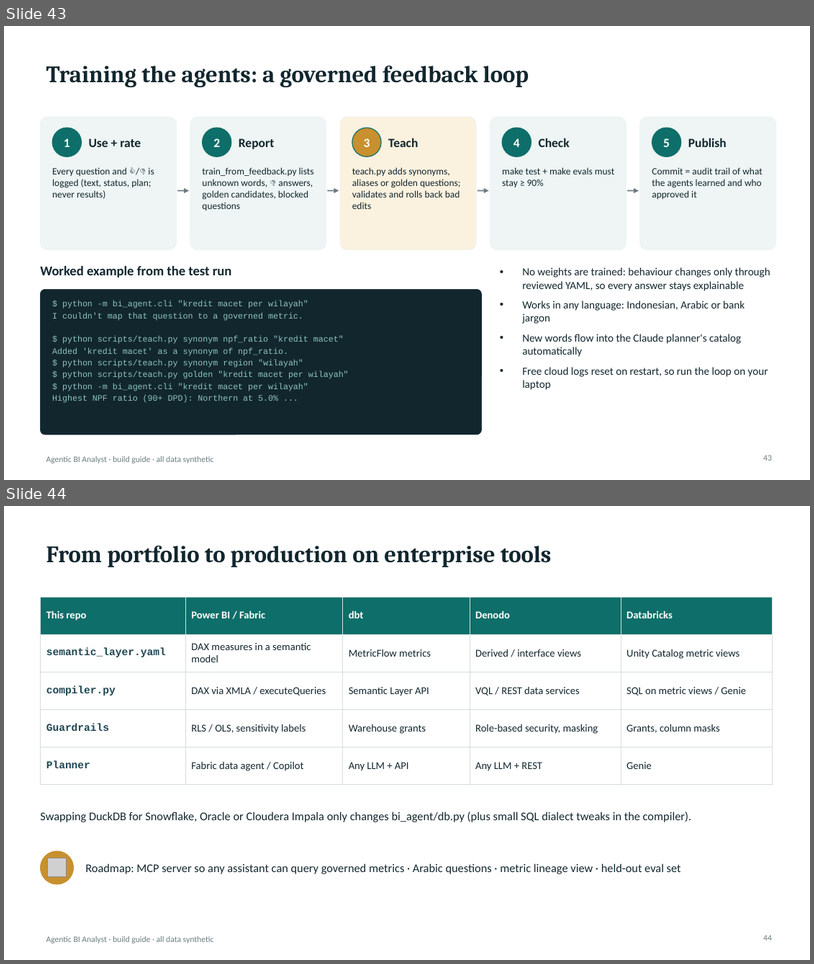
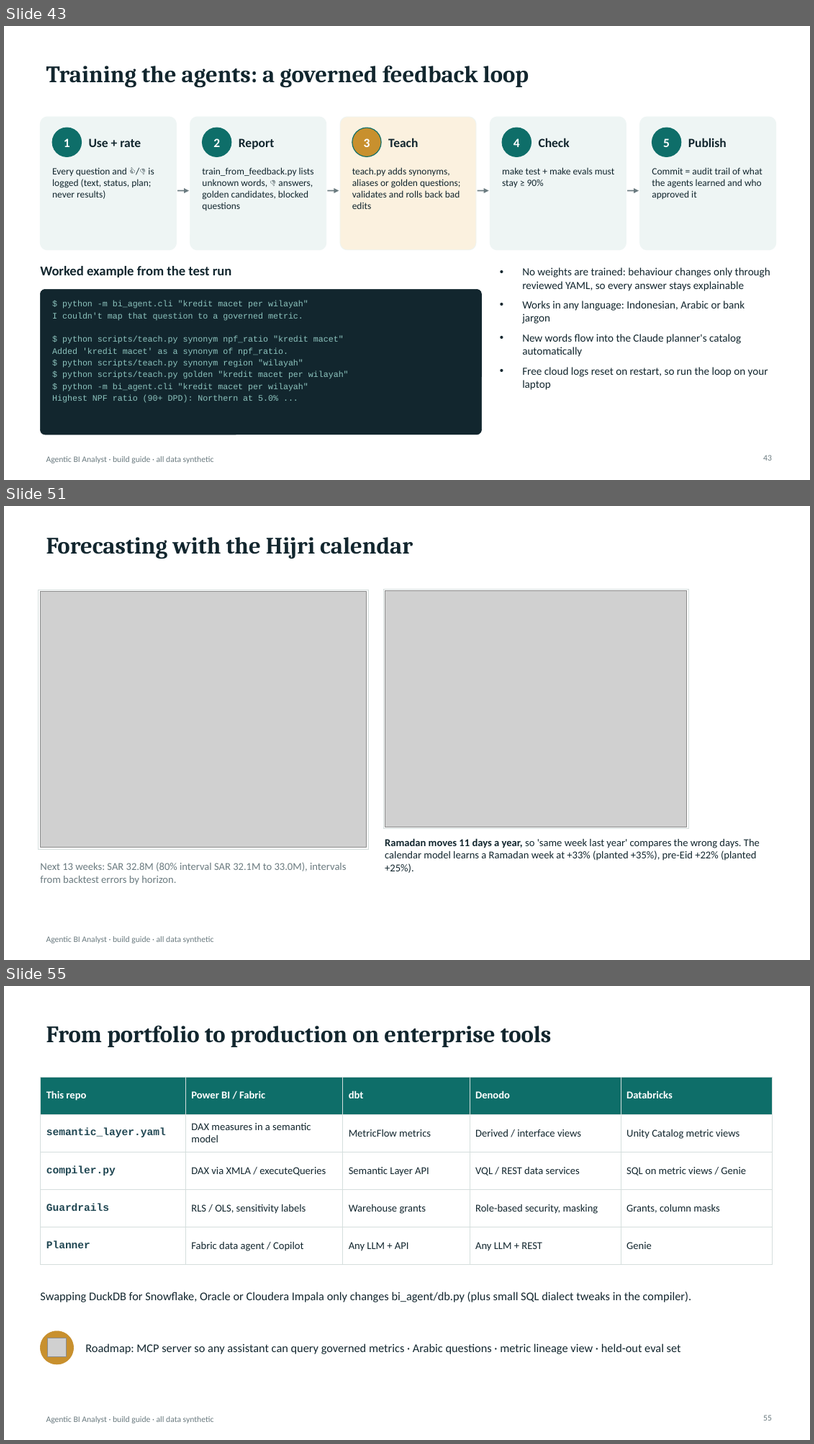
Before and after one commit to vickarzz/agentic-bi-analyst, a slide deck: docs/presentation/Agentic_BI_Analyst_Build_Guide.pptx. Shown one above the other, each under a label of ours: slides 43 and 44 before the commit, slides 43, 51 and 55 after it; the slides between them are not shown. The pictures are 814x964 and 814x1444 pixels, drawn with LibreOffice and Linux fonts; fonts in the diff are those of the drawing; grey boxes stand for pictures. Boxes give left, top, right and bottom in pixels: in the first picture for what was removed or moved away, otherwise in the second. Text is boxed around its words. In the diff, an @@ line names an element or a change of style, - is before the commit and + after.

Commit message:
Add Data Science Lab: causal inference, churn model, forecasting, A/B testing, segmentation

```diff
--- a/docs/presentation/Agentic_BI_Analyst_Build_Guide.pptx
+++ b/docs/presentation/Agentic_BI_Analyst_Build_Guide.pptx
@@ slide 51 added at <box>4,506,810,960</box>, background #FFFFFF; not listed: 1 template element that a slide beside it also shows @@
@@ title added at <box>46,537,413,559</box>, 28 pt, text #12262E, bold @@
+Forecasting with the Hijri calendar
@@ rectangle added at <box>39,590,369,849</box>, fill #FFFFFF, outline #D5DEDD 0.75 pt @@
@@ picture added at <box>40,591,367,847</box> @@
@@ rectangle added at <box>384,589,689,829</box>, fill #FFFFFF, outline #D5DEDD 0.75 pt @@
@@ picture added at <box>386,591,687,826</box> @@
@@ text added at <box>385,838,760,872</box>, 12.5 pt, text #12262E @@
+Ramadan moves 11 days a year, so 'same week last year' compares the wrong days. The calendar model learns a Ramadan week at +33% (planted +35%), pre-Eid +22% (planted +25%).
@@ text added at <box>40,862,346,885</box>, 12.5 pt, text #6B7B80 @@
+Next 13 weeks: SAR 32.8M (80% interval SAR 32.1M to 33.0M), intervals from backtest errors by horizon.
@@ what was slide 44 is now slide 55 @@
@@ page number at <box>764,1414,772,1420</box>: text changed @@
-44
+55
```
Also in this commit, not shown: 10 slides changed, 10 other slides added, 47 other files.
